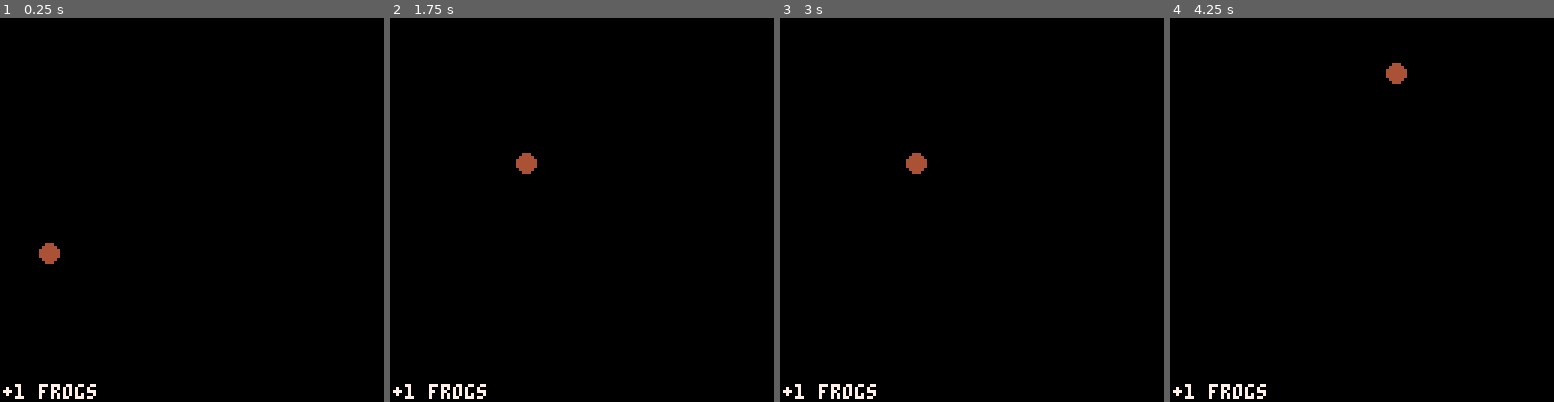
Above: before the commit, frames 1-4 (left to right).
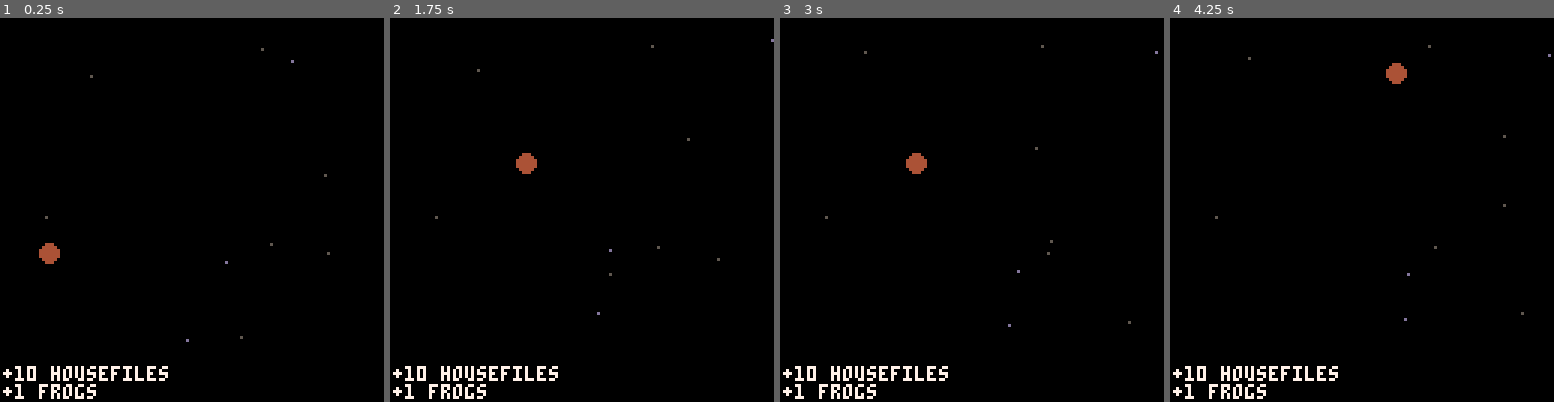
Above: after the commit, the same moments.

Repository: camerongoble/piconoc
Game: PICO-8 cartridge ecosystem.p8
Same seed, same stepped clock (60 frames per second), same inputs: the game is played once before the commit and once after it.
Inputs:
- Up to frame 1 (0.25 s): no input
- Up to frame 2 (1.75 s): tap X (X key) at 0.33, 1.07 s; tap O (Z key) at 0.7, 1.7 s; hold Right from 1.6 s (still down)
- Up to frame 3 (3 s): tap X (X key) at 1.85, 2.97 s; release Right at 2.1 s; tap O (Z key) at 2.1, 2.5, 2.9 s; hold Up 2.15-2.42 s; hold Right from 2.47 s (still down)
- Up to frame 4 (4.25 s): release Right at 3.03 s; hold Left 3.08-3.58 s; tap O (Z key) at 3.3, 3.7, 4.1 s; hold Down 3.63-3.97 s; hold Right from 4.02 s (still down); tap X (X key) at 4.08 s

The runs differ from the first frame. In frame 1, 0.8% of the frame differs, in the area x 0-86%, y 7-95%; in frame 2, 0.8%; in frame 3, 0.8%; in frame 4, 0.8%.

Commit message:
Reactivated flies

Diff:
--- a/ecosystem.p8
+++ b/ecosystem.p8
@@ -73,7 +73,7 @@
  add(world, origin)
  add(world, center)
  -- populate world with critters
- --spawn_fly(10)
+ spawn_fly(10)
  spawn_frog(1)
 end
 
